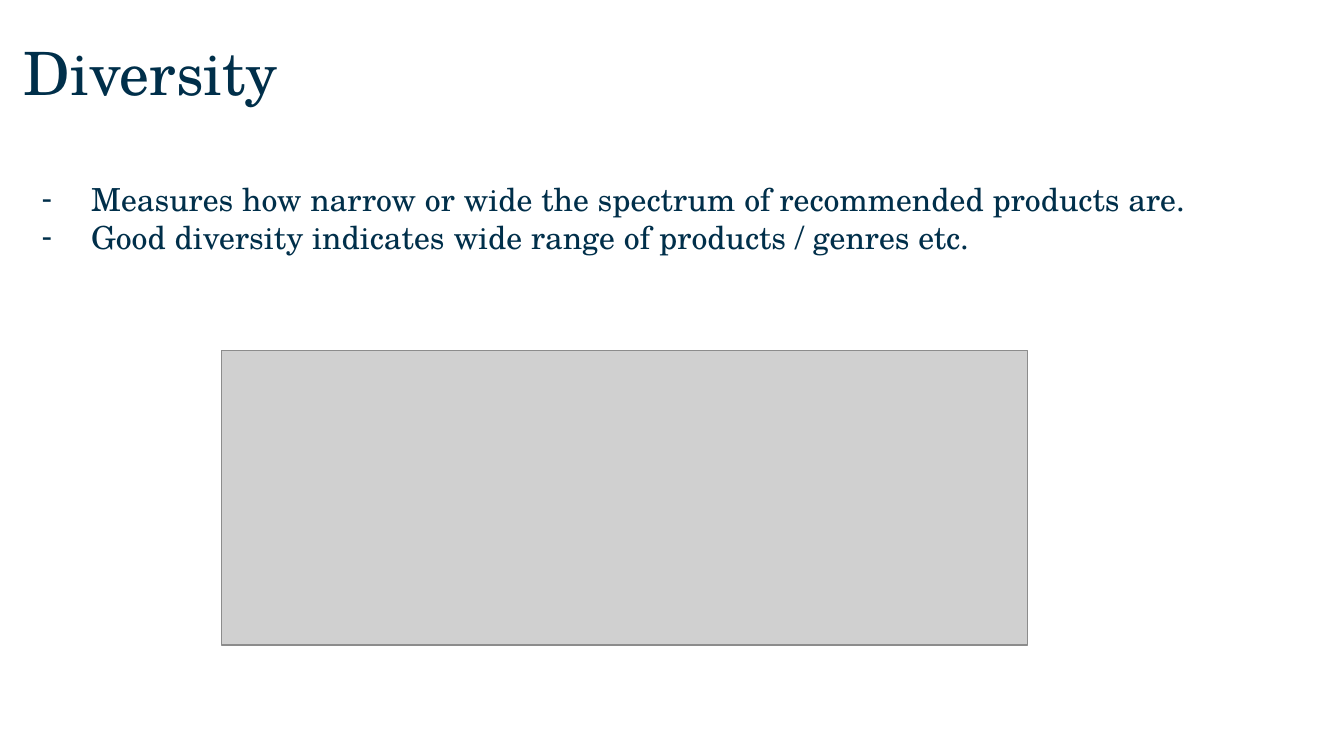
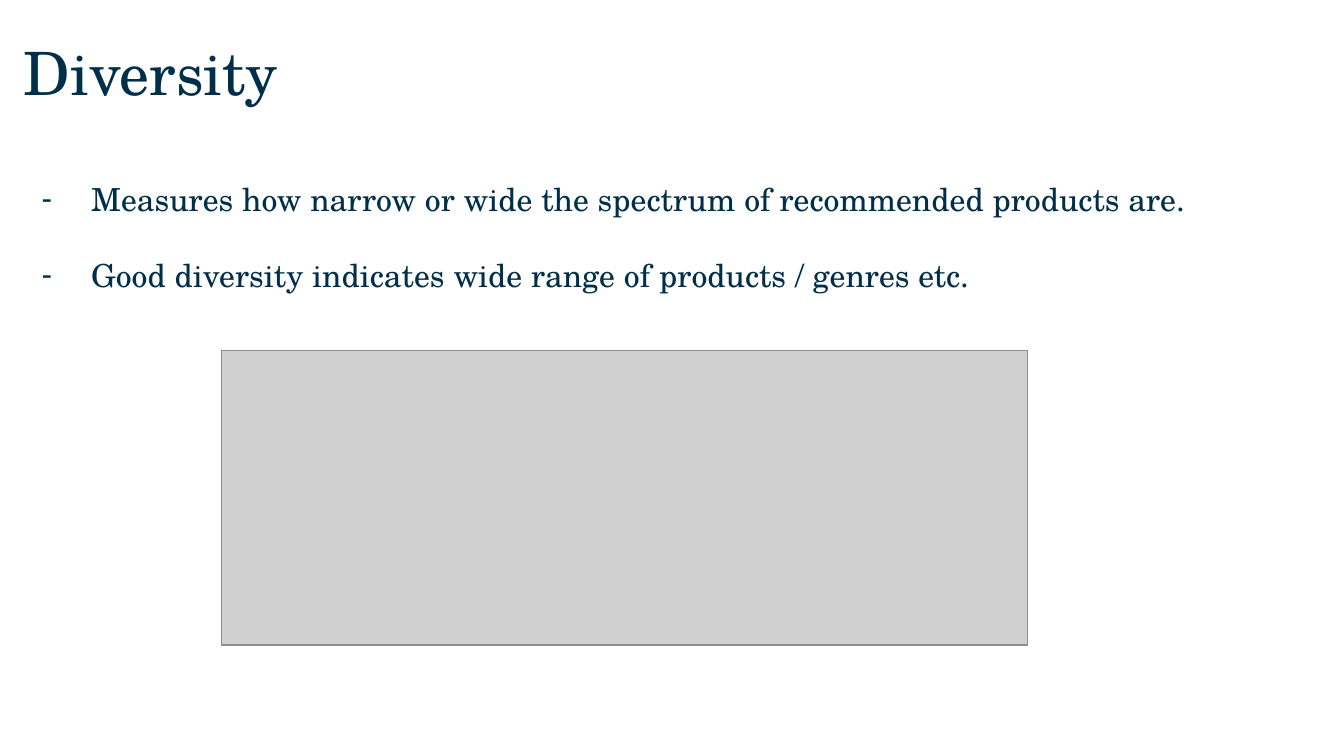
Before and after one commit to zctham/GA_projects, a slide deck: slide 8 of Capstone_Project/presentation/Capstone presentation.pptx (slide 6 before the commit). Drawn at 1344x756 pixels with LibreOffice and Linux fonts; fonts in the diff are those of the drawing; grey boxes stand for pictures; background and template pictures are left out. Boxes give left, top, right and bottom in pixels: in the first picture for what was removed or moved away, otherwise in the second. Text is boxed around its words. In the diff, an @@ line names an element or a change of style, - is before the commit and + after.

```diff
--- a/Capstone_Project/presentation/Capstone presentation.pptx
+++ b/Capstone_Project/presentation/Capstone presentation.pptx
@@ text "Diversity" rewrapped from (x1=24, y1=52, x2=1184, y2=256) to (x1=24, y1=52, x2=1184, y2=294) @@
```
Also in this commit, not shown: 9 other slides changed, 2 slides added, 1 other file.
